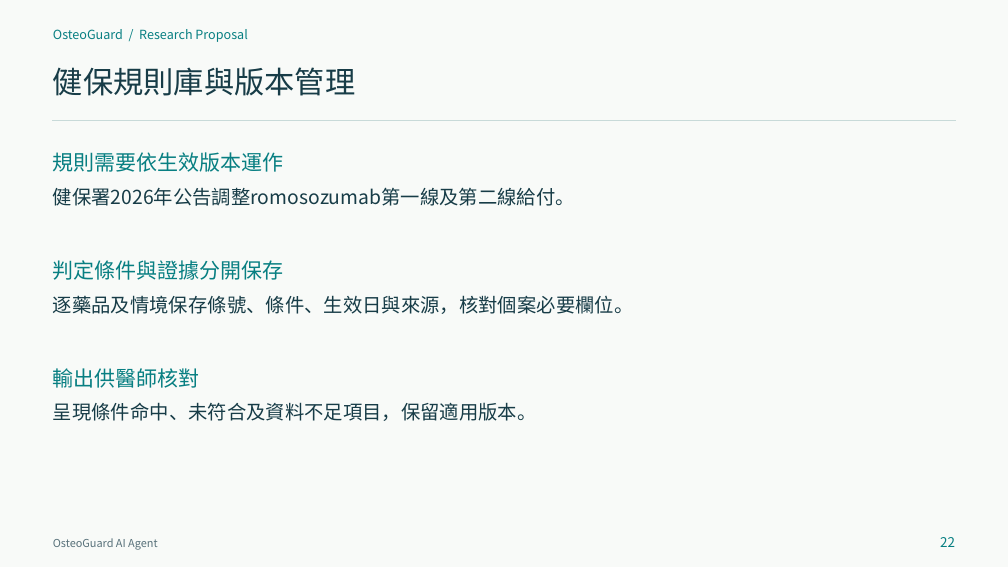
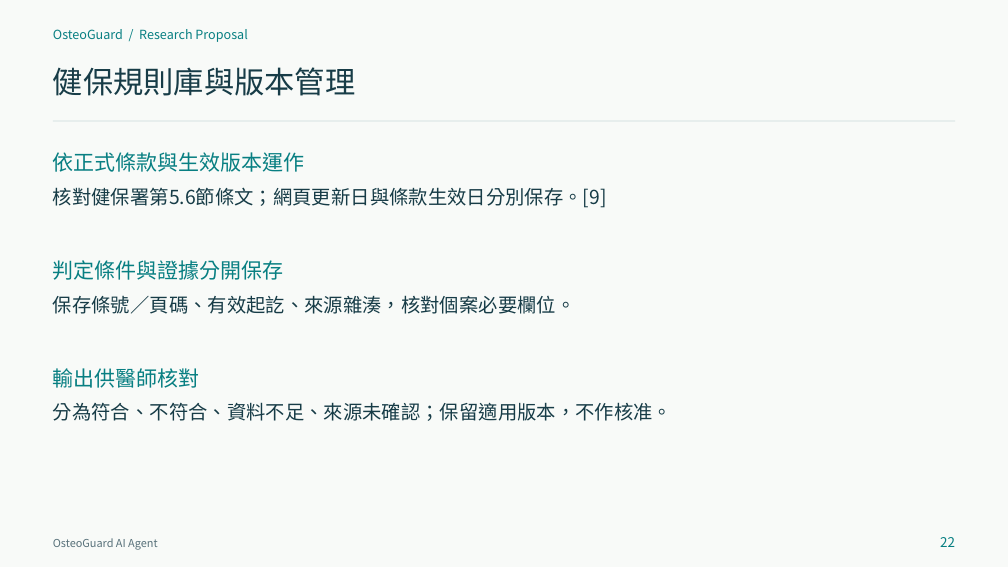
Before and after one commit to contemplator/nchu-bone-health-agent, a slide deck: slide 22 of output/OsteoGuard_Proposal_20261102.pptx. Drawn at 1008x567 pixels with LibreOffice and Linux fonts; fonts in the diff are those of the drawing. Boxes give left, top, right and bottom in pixels: in the first picture for what was removed or moved away, otherwise in the second. Text is boxed around its words. In the diff, an @@ line names an element or a change of style, - is before the commit and + after.

```diff
--- a/output/OsteoGuard_Proposal_20261102.pptx
+++ b/output/OsteoGuard_Proposal_20261102.pptx
@@ line (53, 121) - (955, 121): stroke #C8DAD9 0.75 pt to #C8DAD9 1 pt @@
@@ text at [53,152,305,172]: text changed @@
-規則需要依生效版本運作
+依正式條款與生效版本運作
@@ text at [53,187,607,208]: text changed @@
-健保署2026年公告調整romosozumab第一線及第二線給付。
+核對健保署第5.6節條文；網頁更新日與條款生效日分別保存。[9]
@@ text at [53,295,575,314]: text changed @@
-逐藥品及情境保存條號、條件、生效日與來源，核對個案必要欄位。
+保存條號／頁碼、有效起訖、來源雜湊，核對個案必要欄位。
@@ text at [53,402,672,421]: text changed @@
-呈現條件命中、未符合及資料不足項目，保留適用版本。
+分為符合、不符合、資料不足、來源未確認；保留適用版本，不作核准。
```
Also in this commit, not shown: 28 other slides changed, 6 slides added, 6 slides removed, 7 other files.
